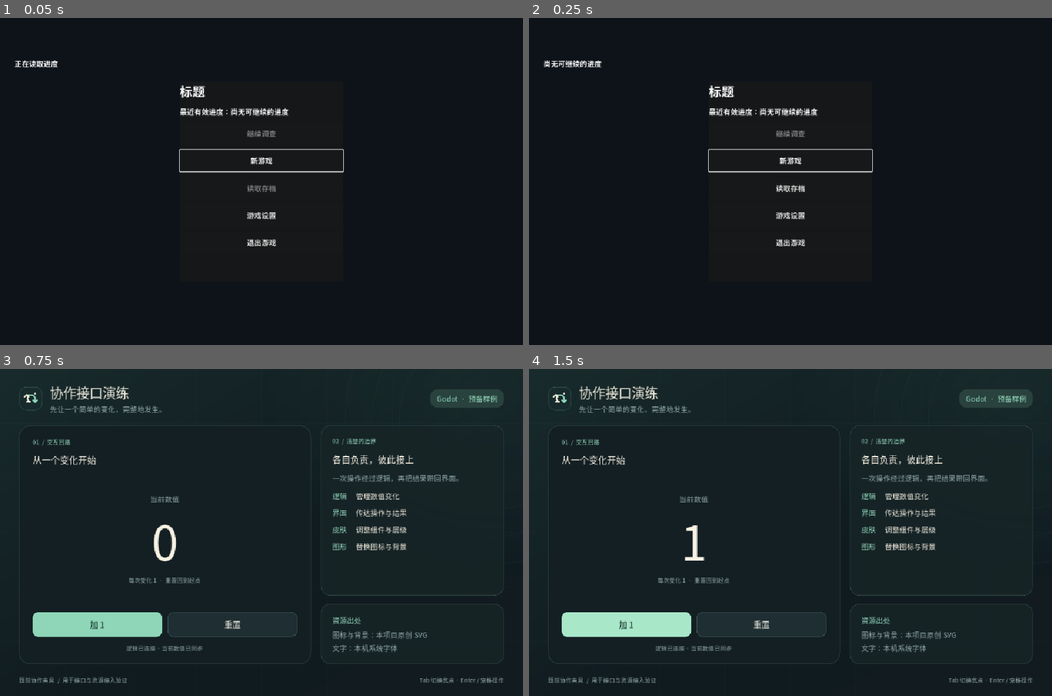
Above: before the commit, frames 1-4 (two rows, left to right).
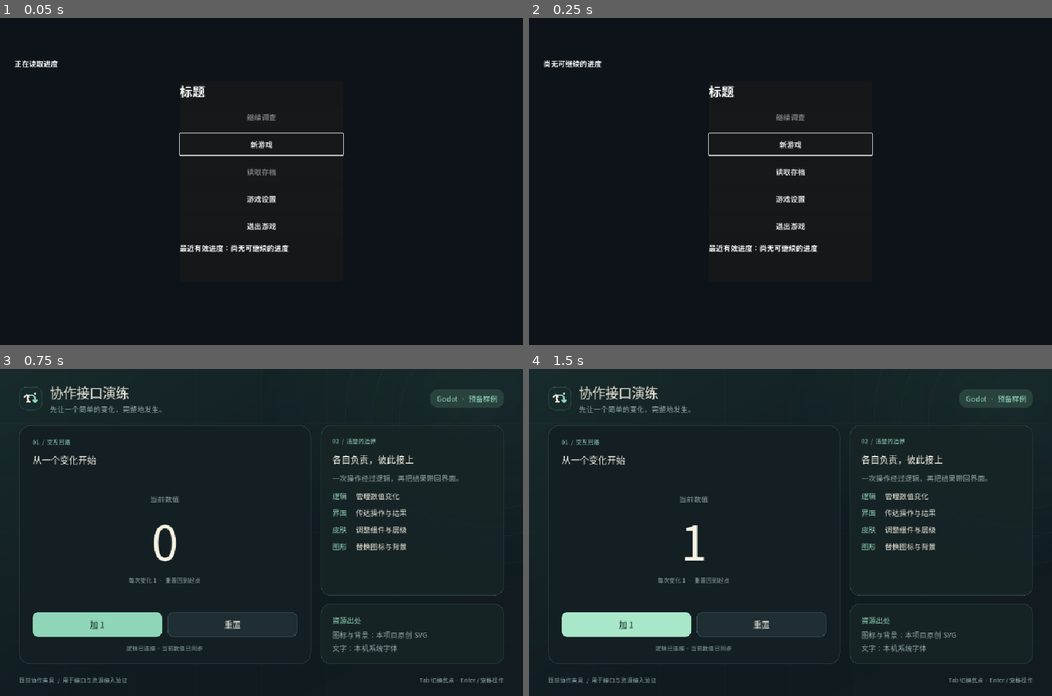
Above: after the commit, the same moments.

Repository: Rossgu25487/gamejam-2026-workspace
Game: Godot game, scene res://main/main.tscn
Same seed, same stepped clock (60 frames per second), same inputs: the game is played once before the commit and once after it.
Inputs:
- Up to frame 1 (0.05 s): no input
- Up to frame 2 (0.25 s): no input
- Up to frame 3 (0.75 s): click "新游戏" at 0.5 s
- Up to frame 4 (1.5 s): click "加 1" at 1.25 s

The runs differ from the first frame. In frame 1, 2.1% of the frame differs, in the area x 34-66%, y 27-72%; in frame 2, 2.1%; in frame 3, nothing differs; in frame 4, nothing differs.

Commit message:
将标题进度摘要移至导航按钮下方

Diff:
--- a/game/main/main.tscn
+++ b/game/main/main.tscn
@@ -59,10 +59,6 @@
 theme_override_font_sizes/font_size = 28
 text = "标题"
 
-[node name="Detail" type="Label" parent="TitlePage/PanelContainer/VBoxContainer"]
-layout_mode = 2
-text = "最近有效进度：尚无可继续的进度"
-autowrap_mode = 2
 
 [node name="Continue" type="Button" parent="TitlePage/PanelContainer/VBoxContainer"]
 custom_minimum_size = Vector2(280, 48)
@@ -90,3 +86,8 @@
 custom_minimum_size = Vector2(280, 48)
 layout_mode = 2
 text = "退出游戏"
+
+[node name="Detail" type="Label" parent="TitlePage/PanelContainer/VBoxContainer"]
+layout_mode = 2
+text = "最近有效进度：尚无可继续的进度"
+autowrap_mode = 2
